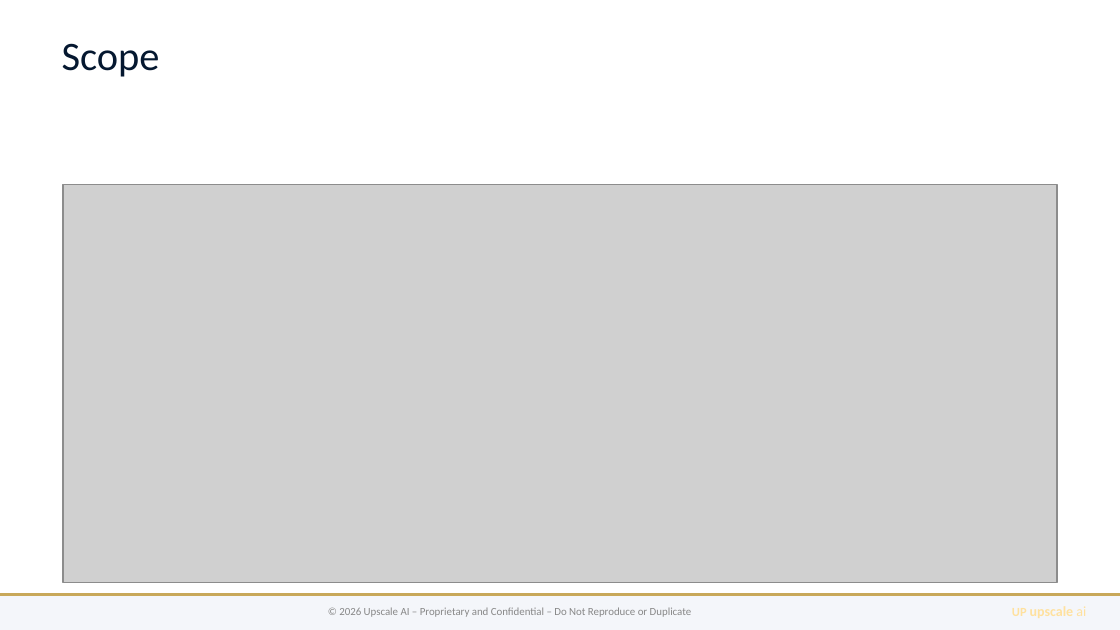
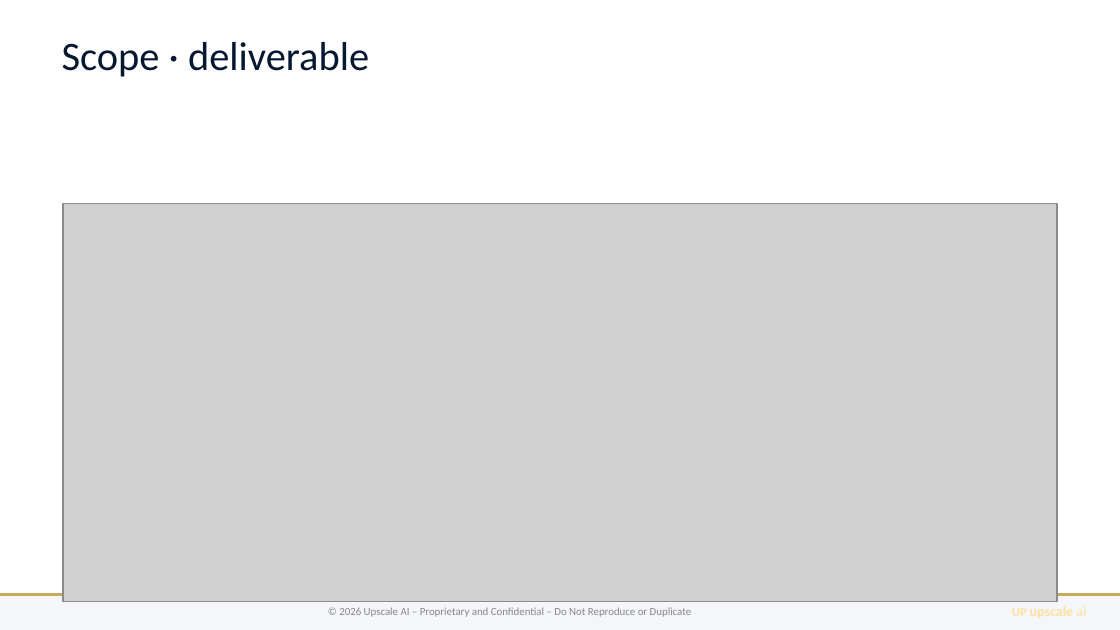
Before and after one commit to upscale-ai-network/agent-template, a slide deck: slide 7 of dt122/bugatti-qos-ccc.pptx. Drawn at 1120x630 pixels with LibreOffice and Linux fonts; fonts in the diff are those of the drawing; grey boxes stand for pictures. Boxes give left, top, right and bottom in pixels: in the first picture for what was removed or moved away, otherwise in the second. Text is boxed around its words. In the diff, an @@ line names an element or a change of style, - is before the commit and + after.

```diff
--- a/dt122/bugatti-qos-ccc.pptx
+++ b/dt122/bugatti-qos-ccc.pptx
@@ text at <box>62,42,369,77</box>: text changed @@
-Scope
+Scope · deliverable
@@ picture: place and size @@
-picture at <box>63,185,1057,582</box>
+picture at <box>63,204,1057,601</box>
```
Also in this commit, not shown: 5 other slides changed, 1 slide removed, 5 other files.
